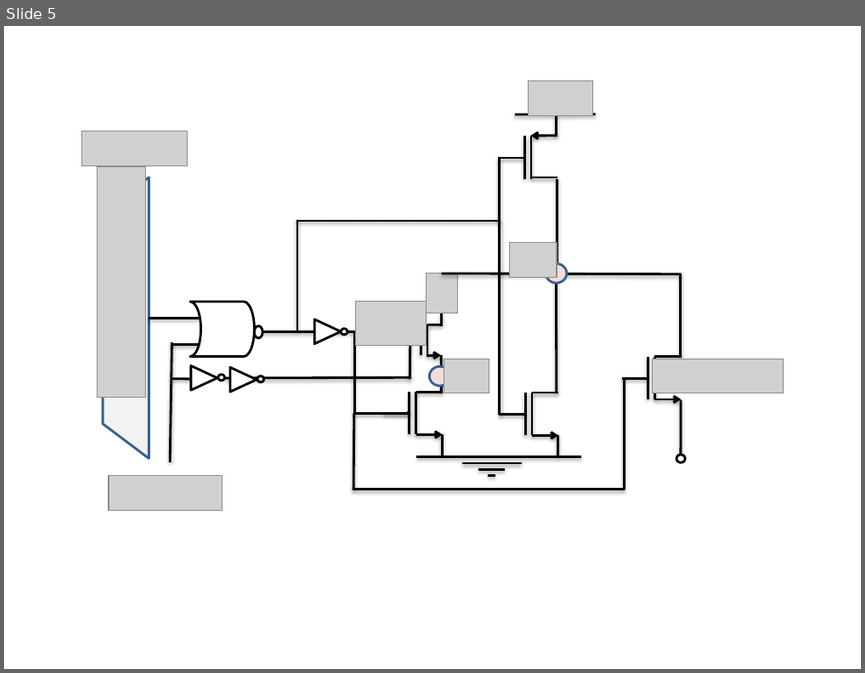
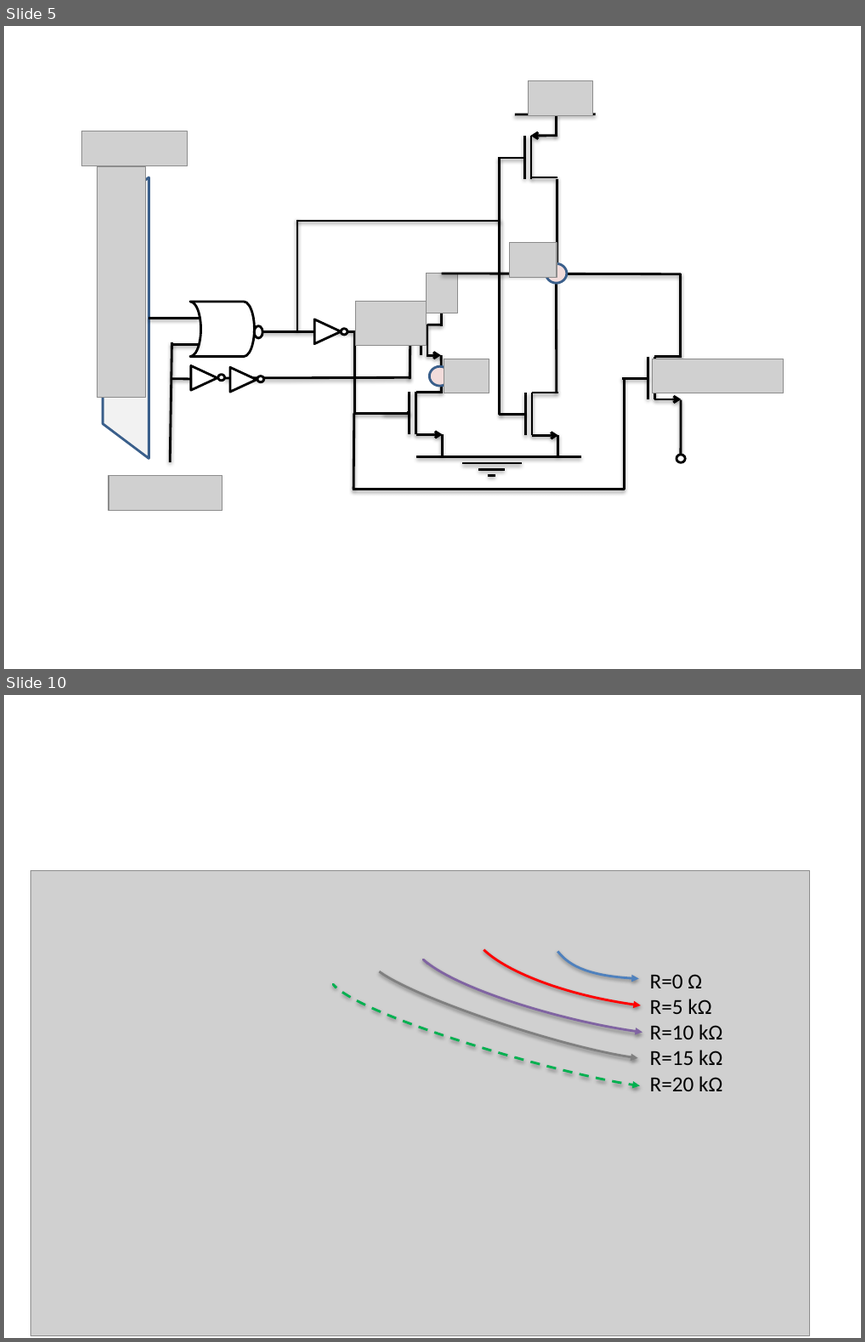
Before and after one commit to alexander-standaert/Thesis-Design-of-RRam, a slide deck: Thesis/fig/figure presentation.pptx. Shown one above the other, each under a label of ours: slide 5 before the commit, slides 5 and 10 after it; the slides between them are not shown. The pictures are 865x673 and 865x1342 pixels, drawn with LibreOffice and Linux fonts; fonts in the diff are those of the drawing; grey boxes stand for pictures. Boxes give left, top, right and bottom in pixels: in the first picture for what was removed or moved away, otherwise in the second. Text is boxed around its words. In the diff, an @@ line names an element or a change of style, - is before the commit and + after.

```diff
--- a/Thesis/fig/figure presentation.pptx
+++ b/Thesis/fig/figure presentation.pptx
@@ slide 10 added at [4, 695, 861, 1338], background #FFFFFF @@
@@ group added at [30, 870, 809, 1336]: 5 freeform shapes, 1 picture, 1 text @@
+R=0 Ω
+R=5 kΩ
+R=10 kΩ
+R=15 kΩ
+R=20 kΩ
```
Also in this commit, not shown: 5 other slides added, 43 other files.
